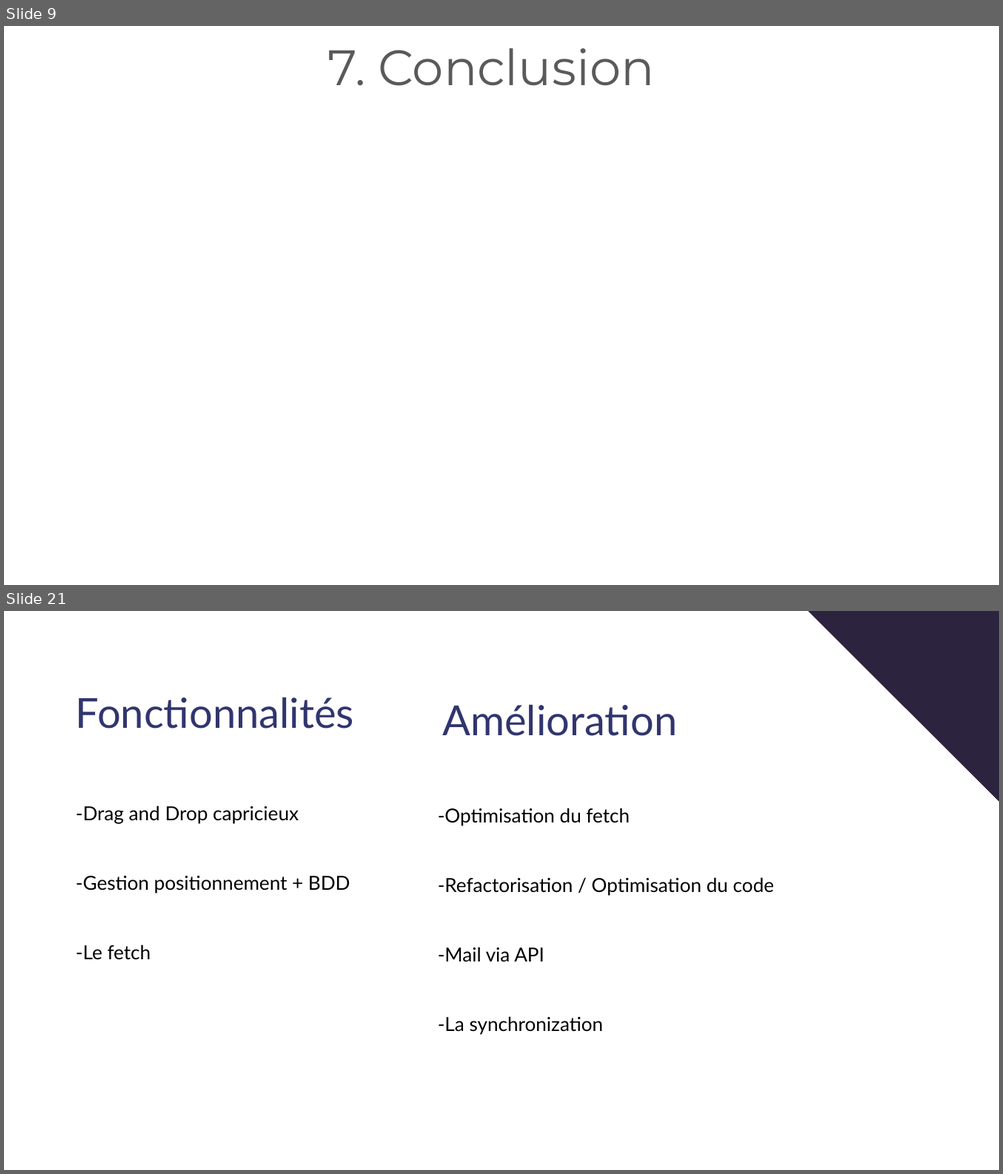
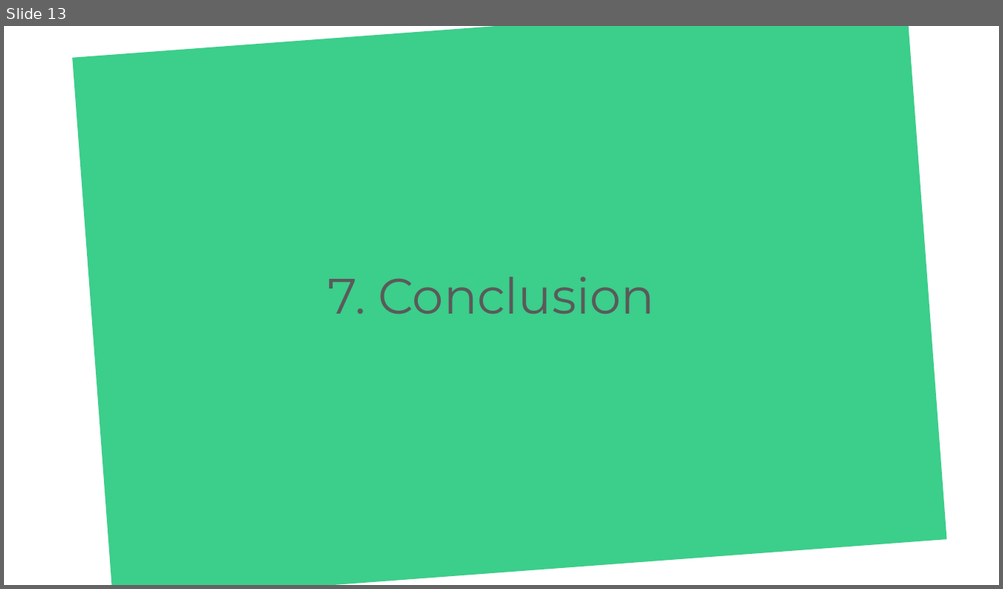
Before and after one commit to Kikuichimonji/Colorfull-CRM, a slide deck: ressources/colorfullcrm.pptx. Shown one above the other, each under a label of ours: slides 9 and 21 before the commit, slide 13 after it; the slides between them are not shown. The pictures are 1003x1174 and 1003x589 pixels, drawn with LibreOffice and Linux fonts; fonts in the diff are those of the drawing. Boxes give left, top, right and bottom in pixels: in the first picture for what was removed or moved away, otherwise in the second. Text is boxed around its words. In the diff, an @@ line names an element or a change of style, - is before the commit and + after.

```diff
--- a/ressources/colorfullcrm.pptx
+++ b/ressources/colorfullcrm.pptx
@@ slide 21 removed at [4,611,999,1170], background #FFFFFF @@
@@ freeform shape removed at [808,611,999,801] @@
@@ text removed at [76,697,354,729] @@
-Fonctionnalités
@@ text removed at [443,704,677,736] @@
-Amélioration
@@ text removed at [76,806,350,960] @@
--Drag and Drop capricieux
--Gestion positionnement + BDD
--Le fetch
@@ text removed at [438,808,774,1035] @@
--Optimisation du fetch
--Refactorisation / Optimisation du code
--Mail via API
--La synchronization
@@ what was slide 9 is now slide 13 @@
@@ slide 13 changed as well @@
@@ rectangle added at [72,26,947,585], fill #3CCE8B @@
@@ text "Conclusion": place and size @@
-text "Conclusion" at [378,48,654,86]
+text "Conclusion" at [378,277,654,315]
```
Also in this commit, not shown: 6 other slides changed, 6 slides added, 14 other slides removed, 6 other files.
